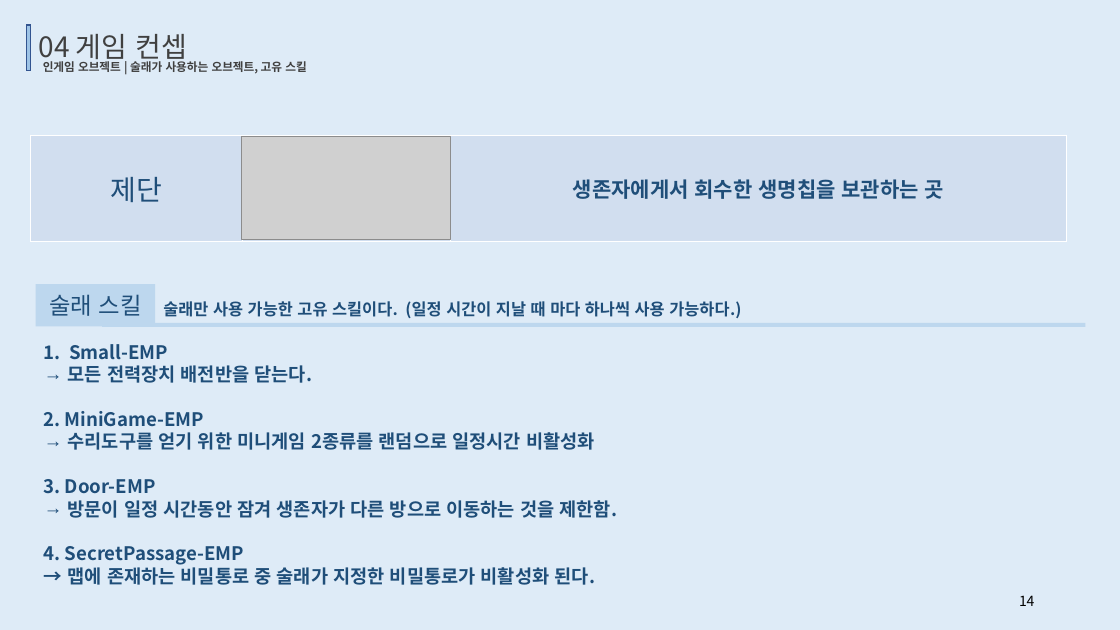
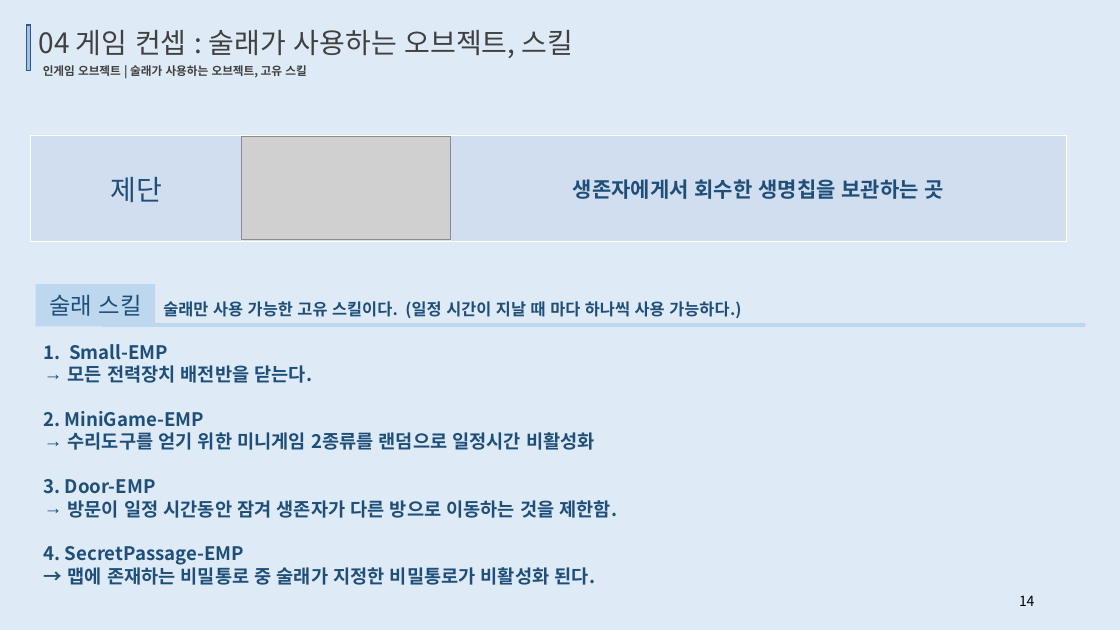
Before and after one commit to TUKoreaEscape/Graduation_Project, a slide deck: slide 14 of Graduation_Document/생존자인줄 알았던 내가 알고보니 술래_박동규_김우빈_황석주_1.pptx. Drawn at 1120x630 pixels with LibreOffice and Linux fonts; fonts in the diff are those of the drawing; grey boxes stand for pictures. Boxes give left, top, right and bottom in pixels: in the first picture for what was removed or moved away, otherwise in the second. Text is boxed around its words. In the diff, an @@ line names an element or a change of style, - is before the commit and + after.

Commit message:
Update 생존자인줄 알았던 내가 알고보니 술래_박동규_김우빈_황석주_1.pptx
발표대본 수정

```diff
--- a/Graduation_Document/생존자인줄 알았던 내가 알고보니 술래_박동규_김우빈_황석주_1.pptx
+++ b/Graduation_Document/생존자인줄 알았던 내가 알고보니 술래_박동규_김우빈_황석주_1.pptx
@@ text at [39, 30, 574, 58]: text changed @@
-04 게임 컨셉
+04 게임 컨셉 : 술래가 사용하는 오브젝트, 스킬
@@ text "인게임 오브젝트 | 술래가 사용하는 ...": place and size @@
-text "인게임 오브젝트 | 술래가 사용하는 ..." at [43, 61, 306, 74]
+text "인게임 오브젝트 | 술래가 사용하는 ..." at [43, 65, 306, 78]
```
